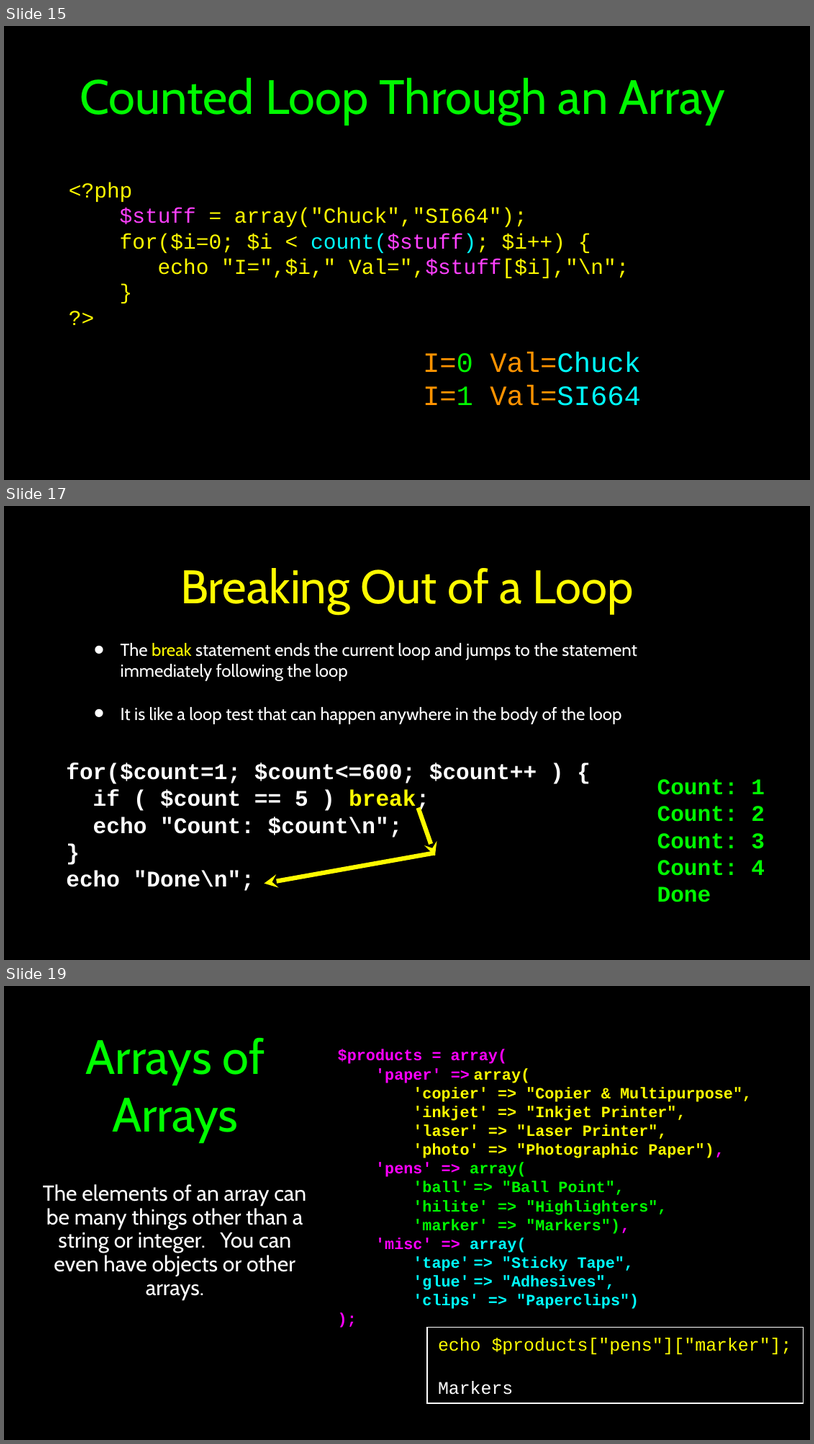
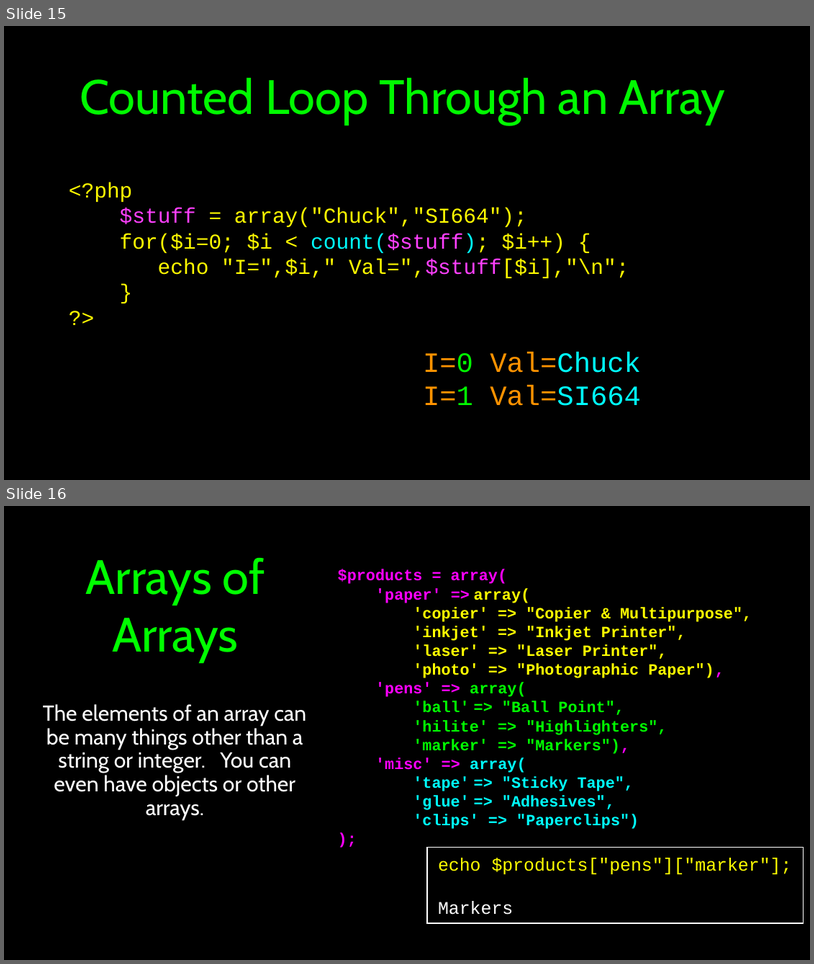
Before and after one commit to csev/wa4e, a slide deck: lectures/PHP-03-Arrays.ppt. Shown one above the other, each under a label of ours: slides 15, 17 and 19 before the commit, slides 15 and 16 after it; the slides between them are not shown. The pictures are 814x1444 and 814x964 pixels, drawn with LibreOffice and Linux fonts; fonts in the diff are those of the drawing. Boxes give left, top, right and bottom in pixels: in the first picture for what was removed or moved away, otherwise in the second. Text is boxed around its words. In the diff, an @@ line names an element or a change of style, - is before the commit and + after.

```diff
--- a/lectures/PHP-03-Arrays.ppt
+++ b/lectures/PHP-03-Arrays.ppt
@@ slide 17 removed at box(4, 506, 810, 960), background #000000; not listed: 1 template element that a slide beside it also shows @@
@@ title removed at box(180, 568, 634, 613) @@
-Breaking Out of a Loop
@@ text removed at box(121, 643, 638, 724) @@
-• The break statement ends the current loop and jumps to the statement immediately following the loop
-• It is like a loop test that can happen anywhere in the body of the loop
@@ free removed at box(64, 754, 783, 894) @@
-for($count=1; $count<=600; $count++ ) {
-if ( $count == 5 ) break;
-echo "Count: $count\n";
-}
-echo "Done\n";
@@ free removed at box(655, 769, 783, 909) @@
-Count: 1
-Count: 2
-Count: 3
-Count: 4
-Done
@@ arrow removed from (419, 808) to (435, 856) @@
@@ arrow removed from (435, 853) to (265, 883) @@
@@ what was slide 19 is now slide 16 @@
```
Also in this commit, not shown: 2 other slides removed, 2 other files.
